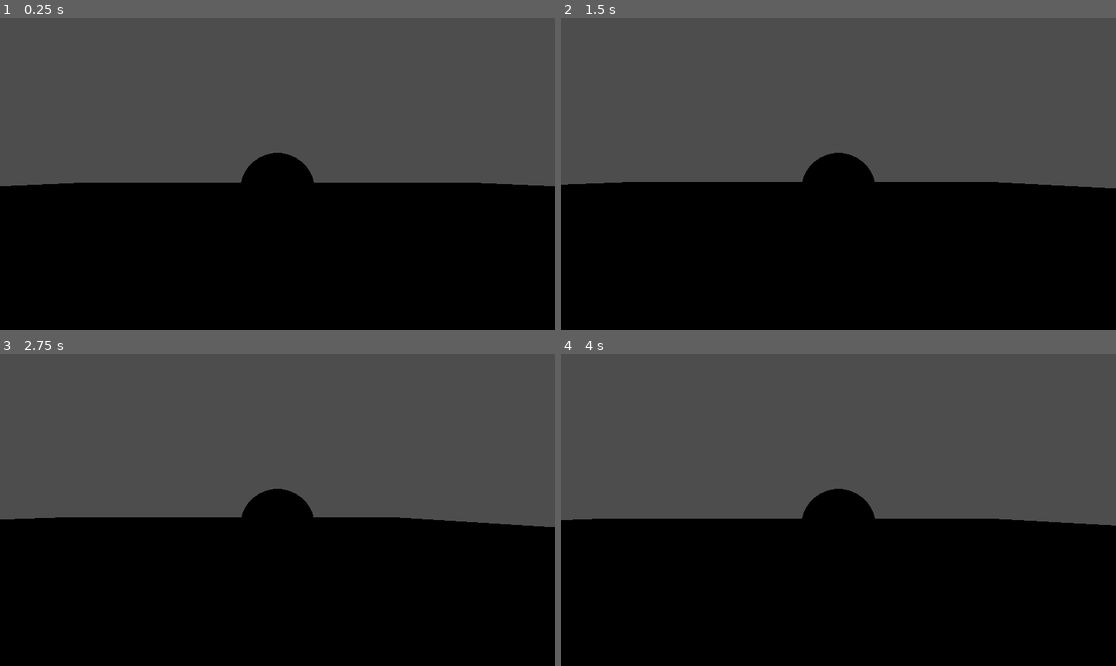
Above: before the commit, frames 1-4 (two rows, left to right).
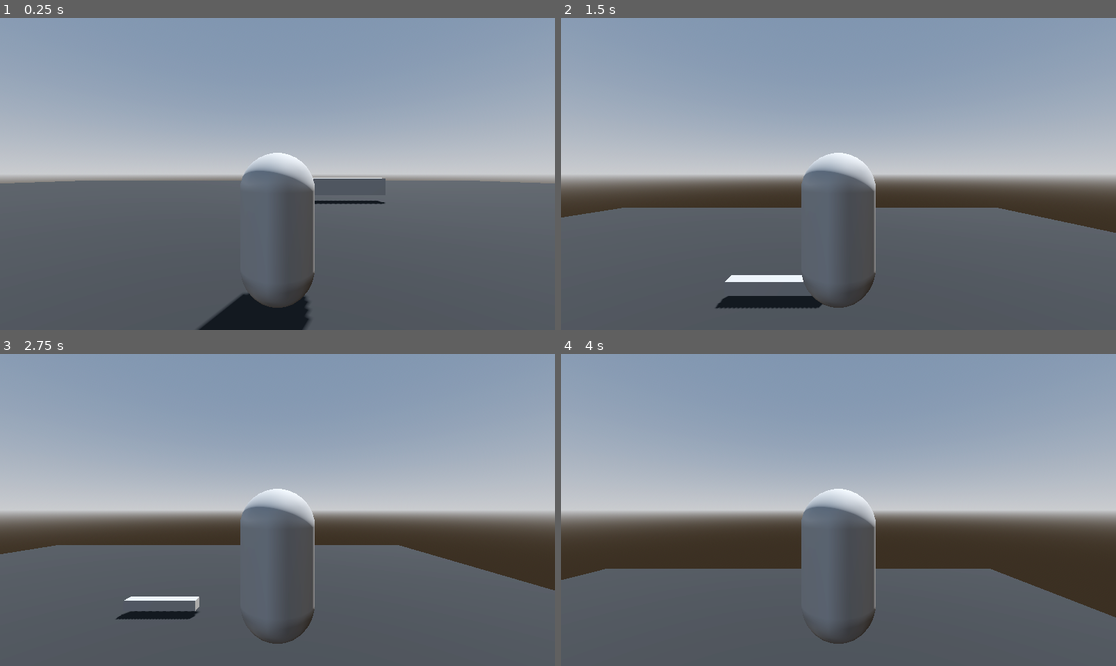
Above: after the commit, the same moments.

Repository: c-dez/3d-player
Game: Godot game, scene res://test/world/world_test.tscn
Same seed, same stepped clock (60 frames per second), same inputs: the game is played once before the commit and once after it.
Inputs:
- Up to frame 1 (0.25 s): no input
- Up to frame 2 (1.5 s): tap Enter at 0.5 s; hold D (right) 0.53-1.28 s; tap Space (jump, bound only after the commit) at 0.6, 0.77, 1.07, 1.35 s; hold S (down) from 1.28 s (still down)
- Up to frame 3 (2.75 s): tap Space (jump, bound only after the commit) at 1.52, 1.82, 2.1 s; release S (down) at 2.03 s; hold D (right) from 2.03 s (still down)
- Up to frame 4 (4 s): release D (right) at 2.78 s; hold W (up) 2.78-3.53 s; tap Space (jump, bound only after the commit) at 2.85, 3.02, 3.32, 3.6, 3.77 s; hold A (left) from 3.53 s (still down)

The runs differ from the first frame. In frame 1, 100% of the frame differs, in the area x 0-100%, y 0-100%; in frame 2, 100%; in frame 3, 100%; in frame 4, 100%.

Commit message:
added jump

Diff:
--- a/actors/player/player.gd
+++ b/actors/player/player.gd
@@ -6,9 +6,9 @@
 @export var speed: float = 10.0
 
 # jump _gravity
-@export var jump_height: float = 5.0
-@export var jump_time_to_peak: float = 0.5
-@export var jump_time_to_descend: float = 0.4
+@export var jump_height: float = 2.0
+@export var jump_time_to_peak: float = 0.3
+@export var jump_time_to_descend: float = 0.2
 var _jump_velocity: float
 var _jump_gravity: float
 var _jump_fall_gravity: float
@@ -16,27 +16,32 @@
 
 
 func _ready() -> void:
-    _calculate_jump_gravity()
+    _calculate_gravity()
     pass
 
 
 func _physics_process(delta: float) -> void:
     _gravity(delta)
     move(speed)
+    jump("jump")
     move_and_slide()
-    pass
 
 
+#----
 func move(_speed: float) -> void:
     var input := _get_input()
     var direction := (transform.basis * Vector3(input.x, 0, input.y)).normalized()
 
-    # velocity.x = direction.x * _speed
-    # velocity.z = direction.z * _speed
-    velocity = direction * _speed
-    pass
+    velocity.x = direction.x * _speed
+    velocity.z = direction.z * _speed
 
-##-private--
+
+func jump(button_name:String)->void:
+    if Input.is_action_just_pressed(button_name):
+        velocity.y = _jump_velocity
+
+
+#--private--
 func _gravity(delta: float) -> void:
     if not is_on_floor():
         if velocity.y < 0.0:
@@ -45,10 +50,11 @@
             velocity.y -= _jump_gravity * delta
 
 
-func _calculate_jump_gravity() -> void:
+func _calculate_gravity() -> void:
     _jump_velocity = 2.0 * jump_height / jump_time_to_peak
     _jump_gravity = 2.0 * jump_height / (jump_time_to_peak * jump_time_to_peak)
     _jump_fall_gravity = 2.0 * jump_height / (jump_time_to_descend * jump_time_to_descend)
+
 
 ## Player input
 func _get_input() -> Vector2:
--- a/project.godot
+++ b/project.godot
@@ -37,6 +37,11 @@
 "events": [Object(InputEventKey,"resource_local_to_scene":false,"resource_name":"","device":-1,"window_id":0,"alt_press …(192 unchanged characters)…
 ]
 }
+jump={
+"deadzone": 0.2,
+"events": [Object(InputEventKey,"resource_local_to_scene":false,"resource_name":"","device":-1,"window_id":0,"alt_pressed":false,"shift_pressed":false,"ctrl_pressed":false,"meta_pressed":false,"pressed":false,"keycode":0,"physical_keycode":32,"key_label":0,"unicode":32,"location":0,"echo":false,"script":null)
+]
+}
 
 [physics]
 
--- a/test/world/world_test.tscn
+++ b/test/world/world_test.tscn
@@ -1,14 +1,34 @@
 [gd_scene format=3 uid="uid://b7evue2d0ve5v"]
 
 [ext_resource type="PackedScene" uid="uid://c3cm2dyhyu84l" path="res://actors/player/player.tscn" id="1_itv7y"]
+
+[sub_resource type="ProceduralSkyMaterial" id="ProceduralSkyMaterial_itv7y"]
+sky_horizon_color = Color(0.66224277, 0.6717428, 0.6867428, 1)
+ground_horizon_color = Color(0.66224277, 0.6717428, 0.6867428, 1)
+
+[sub_resource type="Sky" id="Sky_4kiju"]
+sky_material = SubResource("ProceduralSkyMaterial_itv7y")
+
+[sub_resource type="Environment" id="Environment_4bqwy"]
+background_mode = 2
+sky = SubResource("Sky_4kiju")
+tonemap_mode = 2
+glow_enabled = true
 
 [sub_resource type="StandardMaterial3D" id="StandardMaterial3D_k22tv"]
 albedo_color = Color(0.13319641, 0.13319641, 0.13319638, 1)
 
 [node name="WorldTest" type="Node3D" unique_id=1271615060]
 
+[node name="WorldEnvironment" type="WorldEnvironment" parent="." unique_id=49150791]
+environment = SubResource("Environment_4bqwy")
+
+[node name="DirectionalLight3D" type="DirectionalLight3D" parent="." unique_id=190313809]
+transform = Transform3D(-0.8660254, -0.43301278, 0.25, 0, 0.49999997, 0.86602545, -0.50000006, 0.75, -0.43301266, 0, 0, 0)
+shadow_enabled = true
+
 [node name="Player" parent="." unique_id=1212196175 instance=ExtResource("1_itv7y")]
-transform = Transform3D(1, 0, 0, 0, 1, 0, 0, 0, 1, 0, 2, 0)
+transform = Transform3D(1, 0, 0, 0, 1, 0, 0, 0, 1, 0, 4.3412876, 0)
 
 [node name="CSGCombiner3D" type="CSGCombiner3D" parent="." unique_id=2116110198]
 use_collision = true
